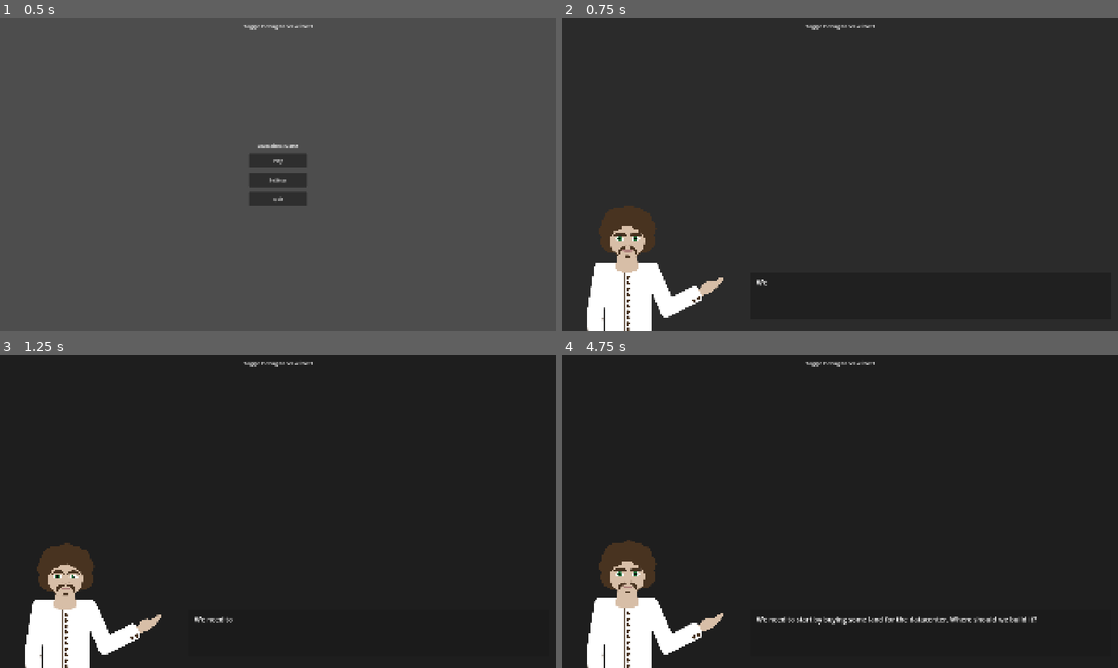
Above: before the commit, frames 1-4 (two rows, left to right).
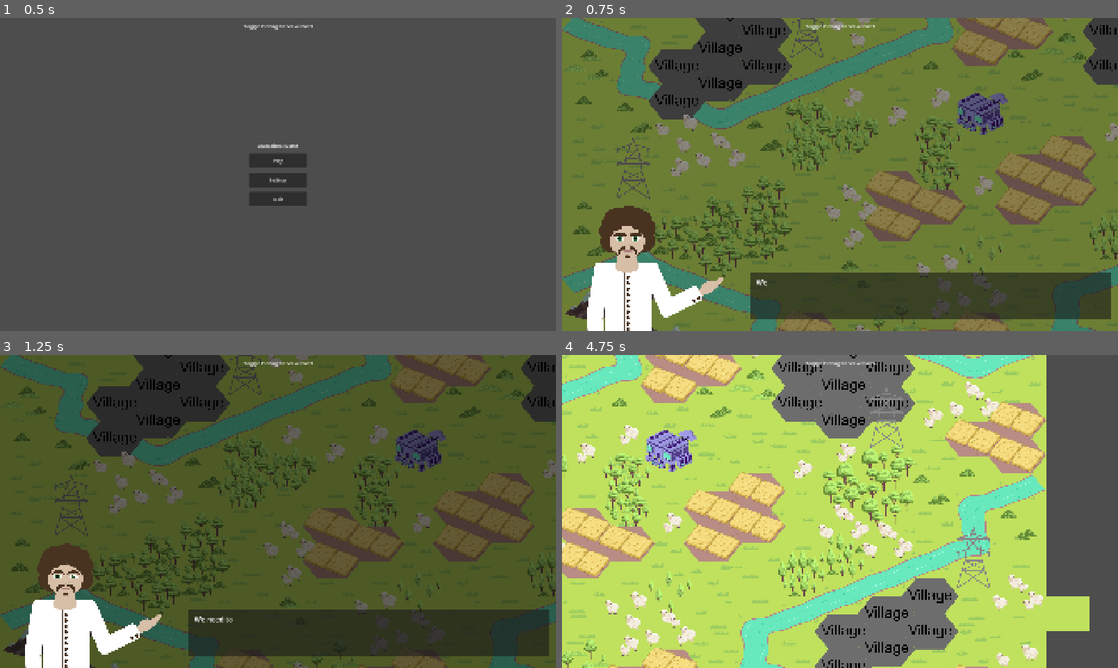
Above: after the commit, the same moments.

Repository: krishna3960/EducationTechnology
Game: Godot game, scene res://Scenes/menu.tscn
Same seed, same stepped clock (60 frames per second), same inputs: the game is played once before the commit and once after it. The engine's default icon, where the game draws it, is replaced by a stand-in: a white triangle on a blue panel in a dark square.
Inputs (mouse positions are in pixels of both pictures, inside the frame that each line leads up to):
- Up to frame 1 (0.5 s): no input
- Up to frame 2 (0.75 s): click "Play" at 0.5 s
- Up to frame 3 (1.25 s): no input
- Up to frame 4 (4.75 s): tap Enter (ui_accept) at 1.25, 1.52 s; move the mouse to (962, 495) at 1.27 s; hold D (move_right) 1.28-2 s; click (962, 495) at 1.42 s; drag from (728, 527) to (812, 574) at 2.02 s; click (773, 592) at 2.75 s, where only the run after the commit has a clickable "FIRST"; move the mouse to (895, 442) at 3.52 s; hold D (move_right) 3.53-4.25 s; drag from (812, 574) to (673, 464) at 4.27 s

Frame 1 is identical in both runs. In frame 2, 89% of the frame differs, in the area x 0-100%, y 0-100%; in frame 3, 80%; in frame 4, 100%.

Commit message:
fix: broky merge

Diff:
--- a/educational-game/Scenes/tilemap.tscn
+++ b/educational-game/Scenes/tilemap.tscn
@@ -6,12 +6,12 @@
 [ext_resource type="Texture2D" uid="uid://c5idfpr26qhx" path="res://Assets/tiles/tiles_tree_grass_sheeps/tiles_bush_v1.png" id="2_p8d2r"]
 [ext_resource type="Texture2D" uid="uid://db1qvy6ct5ri0" path="res://Assets/tiles/tile-dummy-tree_400x484.png" id="3_nkvct"]
 [ext_resource type="Texture2D" uid="uid://r1wluj3nulju" path="res://Assets/tiles/tile-dummy-village_400x484.png" id="4_vyly5"]
-[ext_resource type="Texture2D" uid="uid://cdjk2qw2x7te8" path="res://Assets/tiles/Tree_0.png" id="5_bhngk"]
-[ext_resource type="Texture2D" uid="uid://c6tonyv24nie6" path="res://Assets/tiles/House_0_lights_on.png" id="6_65wvw"]
-[ext_resource type="Texture2D" uid="uid://b3cfqnosl0u68" path="res://Assets/tiles/House_0_lights_partly_off.png" id="7_l3bdc"]
-[ext_resource type="Texture2D" uid="uid://jveg6jp6yhyy" path="res://Assets/tiles/River_0.png" id="8_qqp52"]
+[ext_resource type="Texture2D" path="res://Assets/tiles/tile-dummy-tree_400x484.png" id="5_bhngk"]
+[ext_resource type="Texture2D" path="res://Assets/tiles/tile-dummy-village_400x484.png" id="6_65wvw"]
+[ext_resource type="Texture2D" path="res://Assets/tiles/tile-dummy-village_400x484.png" id="7_l3bdc"]
+[ext_resource type="Texture2D" path="res://Assets/tiles/tile-dummy-river_400x484.png" id="8_qqp52"]
 [ext_resource type="Texture2D" uid="uid://b1ql6bnsd1rky" path="res://Assets/tiles/tiles_tree_grass_sheeps/tiles_bush_v1_1.png" id="8_qsrhp"]
-[ext_resource type="Texture2D" uid="uid://cjstru3rekbcm" path="res://Assets/tiles/River_1.png" id="9_f8k6d"]
+[ext_resource type="Texture2D" path="res://Assets/tiles/tile-dummy-river_400x484.png" id="9_f8k6d"]
 [ext_resource type="Texture2D" uid="uid://vvofscoovl0f" path="res://Assets/tiles/tiles_tree_grass_sheeps/tiles_bush_v2.png" id="9_k5vlf"]
 [ext_resource type="Texture2D" uid="uid://cpgngv5phu0d8" path="res://Assets/tiles/tile-dummy-AICenter_400x484.png" id="10_3a6fx"]
 [ext_resource type="Texture2D" uid="uid://1fogsvvm5cup" path="res://Assets/tiles/tiles_tree_grass_sheeps/tiles_bush_v3.png" id="10_pqwfa"]
@@ -34,23 +34,23 @@
 [ext_resource type="Texture2D" uid="uid://16ui1c7q6fru" path="res://Assets/tiles/tiles_tree_grass_sheeps/tiles_sheep_v5.png" id="25_3ob0j"]
 [ext_resource type="Texture2D" uid="uid://be4vbyac1msoy" path="res://Assets/tiles/tiles_tree_grass_sheeps/tiles_tree_00.png" id="26_rqfxy"]
 [ext_resource type="Texture2D" uid="uid://c75acxcmpkyoi" path="res://Assets/tiles/tiles_tree_grass_sheeps/tiles_tree_44.png" id="27_cihg6"]
-[ext_resource type="Texture2D" uid="uid://bocgkkkgsyxx4" path="res://Assets/tiles/tiles_tree_grass_sheeps/tiles_tree_45.png" id="28_bq5rx"]
-[ext_resource type="Texture2D" uid="uid://djvmbkcf28idy" path="res://Assets/tiles/tiles_tree_grass_sheeps/tiles_tree_47.png" id="29_rn84l"]
+[ext_resource type="Texture2D" path="res://Assets/tiles/fixed-tree-tiles/tile-tree-45-fix.png" id="28_bq5rx"]
+[ext_resource type="Texture2D" path="res://Assets/tiles/fixed-tree-tiles/tile-tree-47-fix.png" id="29_rn84l"]
 [ext_resource type="Texture2D" uid="uid://b3e8k3y06sf3t" path="res://Assets/tiles/tiles_tree_grass_sheeps/tiles_tree_54.png" id="30_a8aa1"]
 [ext_resource type="Texture2D" uid="uid://bo04pdmmh2k3w" path="res://Assets/tiles/tiles_tree_grass_sheeps/tiles_tree_57.png" id="31_aaqn7"]
 [ext_resource type="Texture2D" uid="uid://l3b4dcsdgkgm" path="res://Assets/tiles/tiles_tree_grass_sheeps/tiles_tree_63.png" id="32_38lye"]
-[ext_resource type="Texture2D" uid="uid://bkwfx1styt44j" path="res://Assets/tiles/tiles_tree_grass_sheeps/tiles_tree_71.png" id="33_ixr0c"]
-[ext_resource type="Texture2D" uid="uid://n2rpcdde8oh8" path="res://Assets/tiles/tiles_tree_grass_sheeps/tiles_tree_72.png" id="34_nthth"]
+[ext_resource type="Texture2D" path="res://Assets/tiles/fixed-tree-tiles/tile-tree-71-fix.png" id="33_ixr0c"]
+[ext_resource type="Texture2D" path="res://Assets/tiles/fixed-tree-tiles/tile-tree-72-fix.png" id="34_nthth"]
 [ext_resource type="Texture2D" uid="uid://ctcxoam0qsxrk" path="res://Assets/tiles/tiles_tree_grass_sheeps/tiles_tree_73.png" id="36_5s0xn"]
 [ext_resource type="Texture2D" uid="uid://byrfyamvm2jc1" path="res://Assets/tiles/tiles_tree_grass_sheeps/tiles_tree_82.png" id="37_x2v7q"]
 [ext_resource type="Texture2D" uid="uid://icbbr4lmks0v" path="res://Assets/tiles/tiles_tree_grass_sheeps/tiles_tree_88.png" id="38_gq58n"]
 [ext_resource type="Texture2D" uid="uid://by4lnrr4ew5c0" path="res://Assets/tiles/tiles_tree_grass_sheeps/tiles_tree_106.png" id="39_dkff2"]
 [ext_resource type="Texture2D" uid="uid://djdtt0ignblq6" path="res://Assets/tiles/tiles_tree_grass_sheeps/tiles_tree_413.png" id="40_fjtok"]
-[ext_resource type="Texture2D" uid="uid://b723vmey4y0q0" path="res://Assets/tiles/tiles_tree_grass_sheeps/tiles_tree_512.png" id="41_hnx2r"]
+[ext_resource type="Texture2D" path="res://Assets/tiles/fixed-tree-tiles/tile-tree-512-fix.png" id="41_hnx2r"]
 [ext_resource type="Texture2D" uid="uid://dfcuf5a1nn7mw" path="res://Assets/tiles/farmland-1-400x484.png" id="42_3e32w"]
 [ext_resource type="Texture2D" uid="uid://bhgxek6yym0ss" path="res://Assets/tiles/tiles_tree_grass_sheeps/tiles_tree_513.png" id="42_he4a6"]
 [ext_resource type="Texture2D" uid="uid://bailsgtd7sbok" path="res://Assets/tiles/tiles_tree_grass_sheeps/tiles_tree_711.png" id="43_c17ij"]
-[ext_resource type="Texture2D" uid="uid://dtum7atbb1v0w" path="res://Assets/tiles/tiles_tree_grass_sheeps/tiles_tree_712.png" id="44_u58y8"]
+[ext_resource type="Texture2D" path="res://Assets/tiles/fixed-tree-tiles/tile-tree-712-fix.png" id="44_u58y8"]
 [ext_resource type="Texture2D" uid="uid://bkqxggdb8y081" path="res://Assets/tiles/tiles_tree_grass_sheeps/tiles_tree_1113.png" id="45_o1jk2"]
 [ext_resource type="Texture2D" uid="uid://cv51arqob42ga" path="res://Assets/tiles/river-0-cornerDown-400x484.png" id="47_he4a6"]
 [ext_resource type="Texture2D" uid="uid://4niw22vcdy3x" path="res://Assets/tiles/tile_electric_pole_basic.png" id="47_omsyi"]
--- a/educational-game/Scripts/stages/1_land_choice_stage.gd
+++ b/educational-game/Scripts/stages/1_land_choice_stage.gd
@@ -124,7 +124,7 @@
 
 # Very naive way to find the tilemap, we traverse the tree recursively.
 func _find_tilemap() -> TileMapLayer:
-	return get_tree().root.find_child("TileMapLayer", true, false) as TileMapLayer
+	return get_tree().root.find_child("TileMapLayer*", true, false) as TileMapLayer
 
 
 # Fades a node's hue to the target color.
--- a/educational-game/Scripts/tile_map_layer.gd
+++ b/educational-game/Scripts/tile_map_layer.gd
@@ -50,11 +50,6 @@
 			child.add_child(lbl)
 			_coord_labels.append(lbl)
 
-@onready var tilemap = $"../MiddleLayer"
-func change_tile(cell: Vector2i, atlas_coords: Vector2i, source_id: int = 0):
-	tilemap.set_cell(cell, source_id, atlas_coords)
-
-
 ## Bit of a workaround. Given the 2D coordinate of a tile, returns a a Sprite2D instance which is layered precisely on top of the tile, with the same image as the tile.
 func get_tile(cell: Vector2i) -> Sprite2D:
 	var src := get_cell_source_id(cell)
